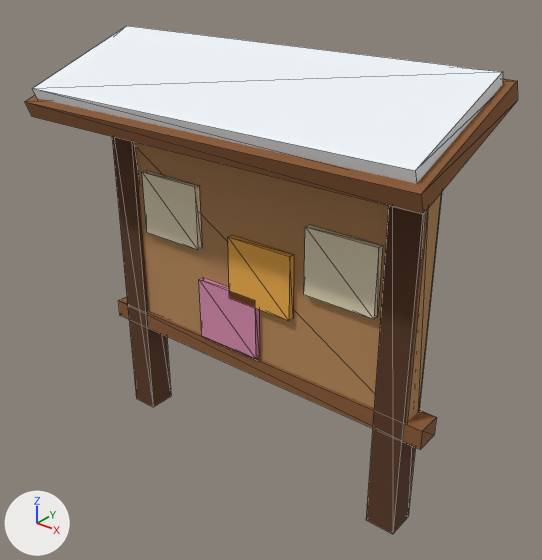
The glTF model public/assets/prop/prop_questboard.glb: old version first, new version second.
The view is the same before and after, from a 50 mm camera at (2.59, -3.09, 3.22) aimed at (0.12, 0.0, 1.31). Lighting does not change. The marker at lower left points along +X, +Y and +Z. The first picture is the older version. Mesh edges are drawn as thin lines. Where no turn or scale is listed for an object, it has been applied to the vertices. Vertices at exactly the same position are counted once.

The older version as bpy lines, for what is in view:
```python
me_prop_questboard = bpy.data.meshes.new('prop_questboard')
me_prop_questboard.from_pydata(...)  # 80 vertices, 120 faces; spans x -1.3..1.3, y -0.44..0.44, z -1.3..1.3
me_prop_questboard.materials.append(mat_palette)  # picture img_palette_atlas
ob_prop_questboard = bpy.data.objects.new('prop_questboard', me_prop_questboard)
ob_prop_questboard.location = (0.0, -0.1, 1.297)
```
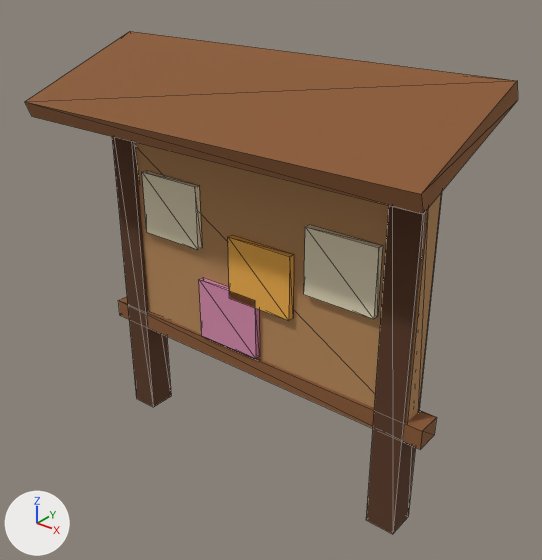
Where the newer file only moved an object's origin or applied its transform, the numbers keep the older frame.

Boxes (x1, y1, x2, y2) around the edits, measured in the pictures (542 x 560 px):
```json
{"object": "prop_questboard", "change": "reshaped", "before": [25, 26, 518, 534], "after": [25, 31, 518, 534]}
{"part": 1, "of": "me_prop_questboard", "change": "deleted", "before": [33, 26, 503, 184]}
```

The change, as JSON lines over the scene's bpy script:
```json
{"block": "me_prop_questboard", "where": "# used by ob_prop_questboard; location = (0.0, -0.1, 1.297)"}
{"op": "remove", "block": "me_prop_questboard", "code": "me_prop_questboard.from_pydata(...)  # 80 vertices, 120 faces; spans x -1.3..1.3, y -0.44..0.44, z -1.3..1.3"}
{"op": "add", "block": "me_prop_questboard", "code": "me_prop_questboard.from_pydata(...)  # 72 vertices, 108 faces; spans x -1.3..1.3, y -0.44..0.44, z -1.3..1.25"}
{"block": "me_prop_questboard", "change": "me_prop_questboard part 1: the loose piece of 8 vertices spanning x -1.25..1.25, y -0.41..0.37, z 0.95..1.3 is deleted"}
```
